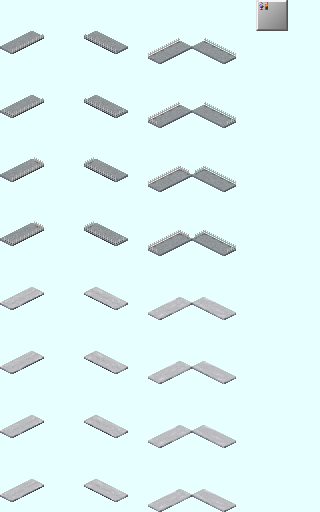
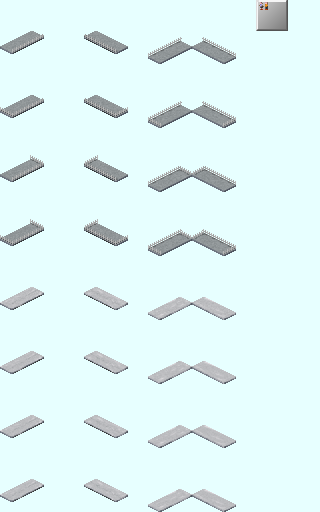
The second (320, 512) image is a revision of the first. Changes to its layers:
added layer "貼り付けられたレイヤー #15" in group "Fence" over (0, 229, 227, 255)
added layer "貼り付けられたレイヤー #14" in group "Fence" over (30, 219, 195, 239)
added layer "Adds" in group "Fence" over (0, 37, 227, 175)
